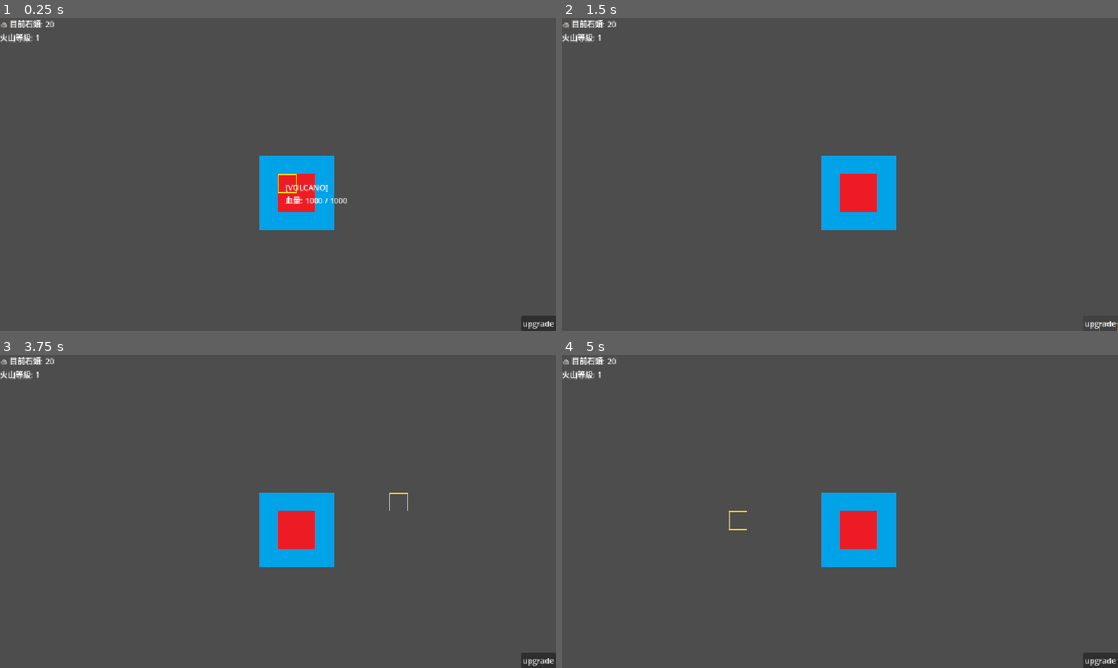
Above: before the commit, frames 1-4 (two rows, left to right).
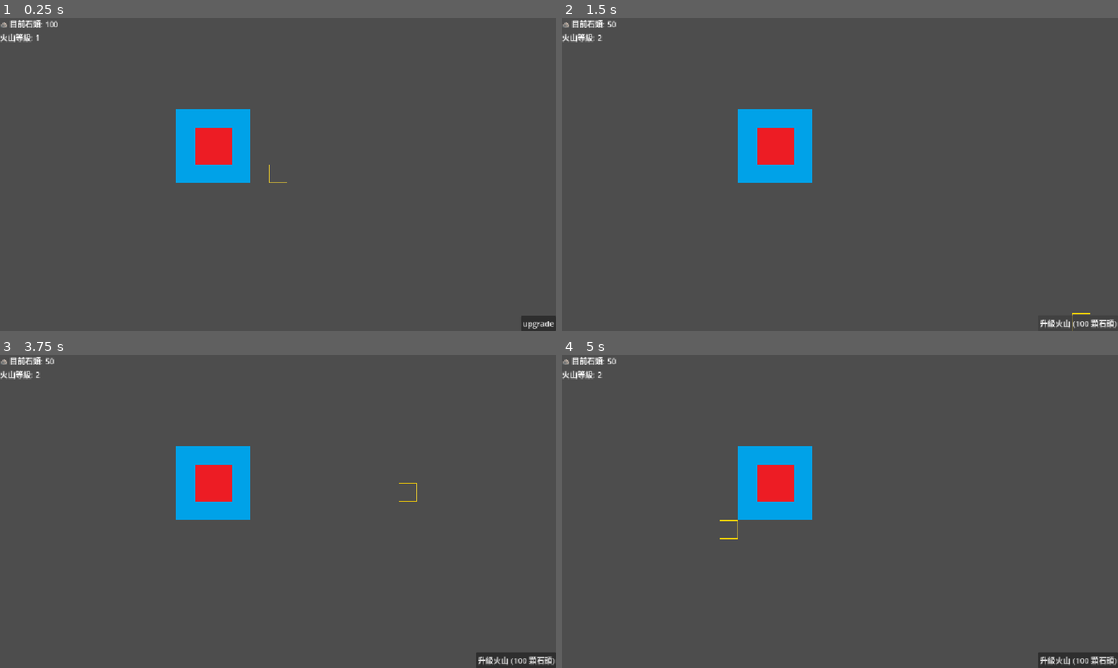
Above: after the commit, the same moments.

Repository: LeoTengAMao/GameJam2026
Game: Godot game, scene res://Tscn/MapManager.tscn
The game is run twice, just before and just after one commit, with the same random seed, the same clock (stepped at 60 frames per second) and the same inputs.
Inputs (mouse positions are in pixels of both pictures, inside the frame that each line leads up to):
- Up to frame 1 (0.25 s): no input
- Up to frame 2 (1.5 s): click "upgrade" at 0.5 s; click "upgrade" (after the commit: "升級火山 (100 顆石頭)") at 1.25 s
- Up to frame 3 (3.75 s): click "upgrade" (after the commit: "升級火山 (100 顆石頭)") at 2 s; click "upgrade" (after the commit: "升級火山 (100 顆石頭)") at 2.75 s; tap Enter at 3.5 s; move the mouse to (400, 495) at 3.52 s; click (400, 495) at 3.67 s
- Up to frame 4 (5 s): tap Space at 4.25 s; move the mouse to (728, 527) at 4.27 s; click (728, 527) at 4.42 s

The runs differ from the first frame. In frame 1, 6.4% of the frame differs, in the area x 8-63%, y 0-68%; in frame 2, 6.6%; in frame 3, 6.9%; in frame 4, 6.9%, in the area x 6-100%, y 0-100%.

Commit message:
畫面比例調整完畢

Diff:
--- a/Script/ResourceManager.gd
+++ b/Script/ResourceManager.gd
@@ -1,7 +1,7 @@
 extends Node
 
 # 銀行金庫：掌管全遊戲的資源
-var current_stones: int = 20
+var current_stones: int = 100
 
 func _ready() -> void:
 	# 遊戲一開始，廣播存款餘額給 UI 顯示
--- a/Tscn/MapManager.tscn
+++ b/Tscn/MapManager.tscn
@@ -186,13 +186,14 @@
 [node name="MapManager" type="Node2D" unique_id=336161256]
 script = ExtResource("1_xgl8j")
 
+[node name="Camera2D" type="Camera2D" parent="." unique_id=643693630]
+position = Vector2(575, 324)
+zoom = Vector2(0.3, 0.3)
+
 [node name="TileMapLayer" type="TileMapLayer" parent="." unique_id=2068174230]
 tile_set = SubResource("TileSet_7e4a0")
 
 [node name="SelectionLayer" type="TileMapLayer" parent="." unique_id=2087420023]
 tile_set = SubResource("TileSet_ba2e8")
 
-[node name="Camera2D" type="Camera2D" parent="." unique_id=1559490994]
-zoom = Vector2(0.3, 0.3)
-
 [node name="CanvasLayer" parent="." unique_id=834032828 instance=ExtResource("3_2m3s5")]
--- a/Tscn/UIManager.tscn
+++ b/Tscn/UIManager.tscn
@@ -9,15 +9,21 @@
 
 [node name="HUD" type="Control" parent="." unique_id=1298107530]
 layout_mode = 3
-anchors_preset = 0
-offset_right = 40.0
-offset_bottom = 40.0
+anchor_right = 1.0
+anchor_bottom = 1.0
+offset_right = -982.0
+offset_bottom = -649.0
+grow_horizontal = 2
+grow_vertical = 2
 mouse_filter = 2
 
 [node name="PanelContainer" type="PanelContainer" parent="HUD" unique_id=859710219]
-layout_mode = 0
-anchor_right = 28.8
-anchor_bottom = 16.2
+layout_mode = 1
+anchors_preset = -1
+anchor_right = 25.05
+anchor_bottom = 18.325
+offset_right = -3106.5
+offset_bottom = 648.0
 mouse_filter = 2
 theme_override_styles/panel = SubResource("StyleBoxEmpty_2gmx0")
 metadata/_edit_use_anchors_ = true
--- a/project.godot
+++ b/project.godot
@@ -25,7 +25,6 @@
 
 window/size/borderless=true
 window/stretch/mode="canvas_items"
-window/stretch/aspect="expand"
 
 [dotnet]
 
